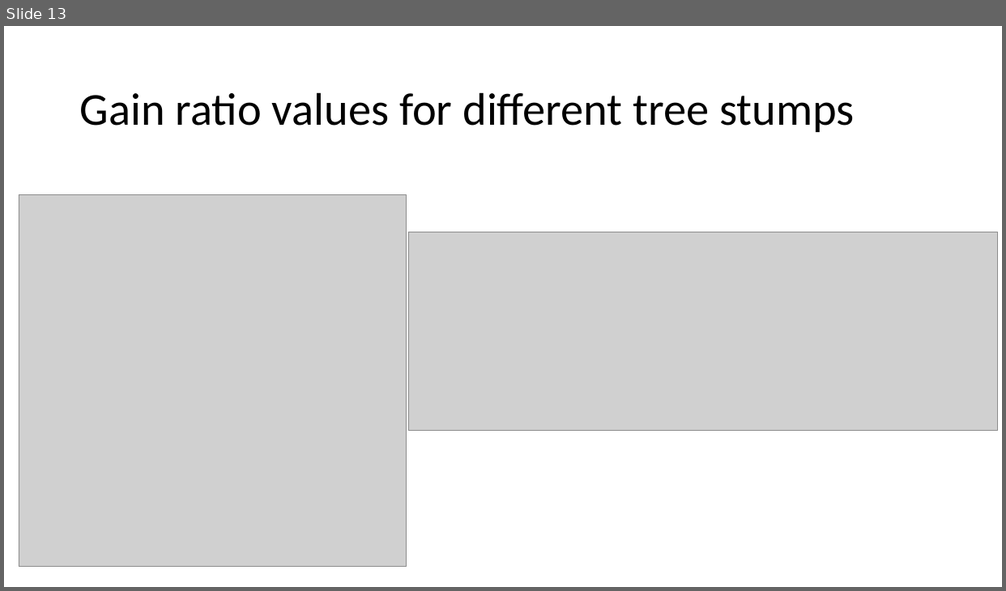
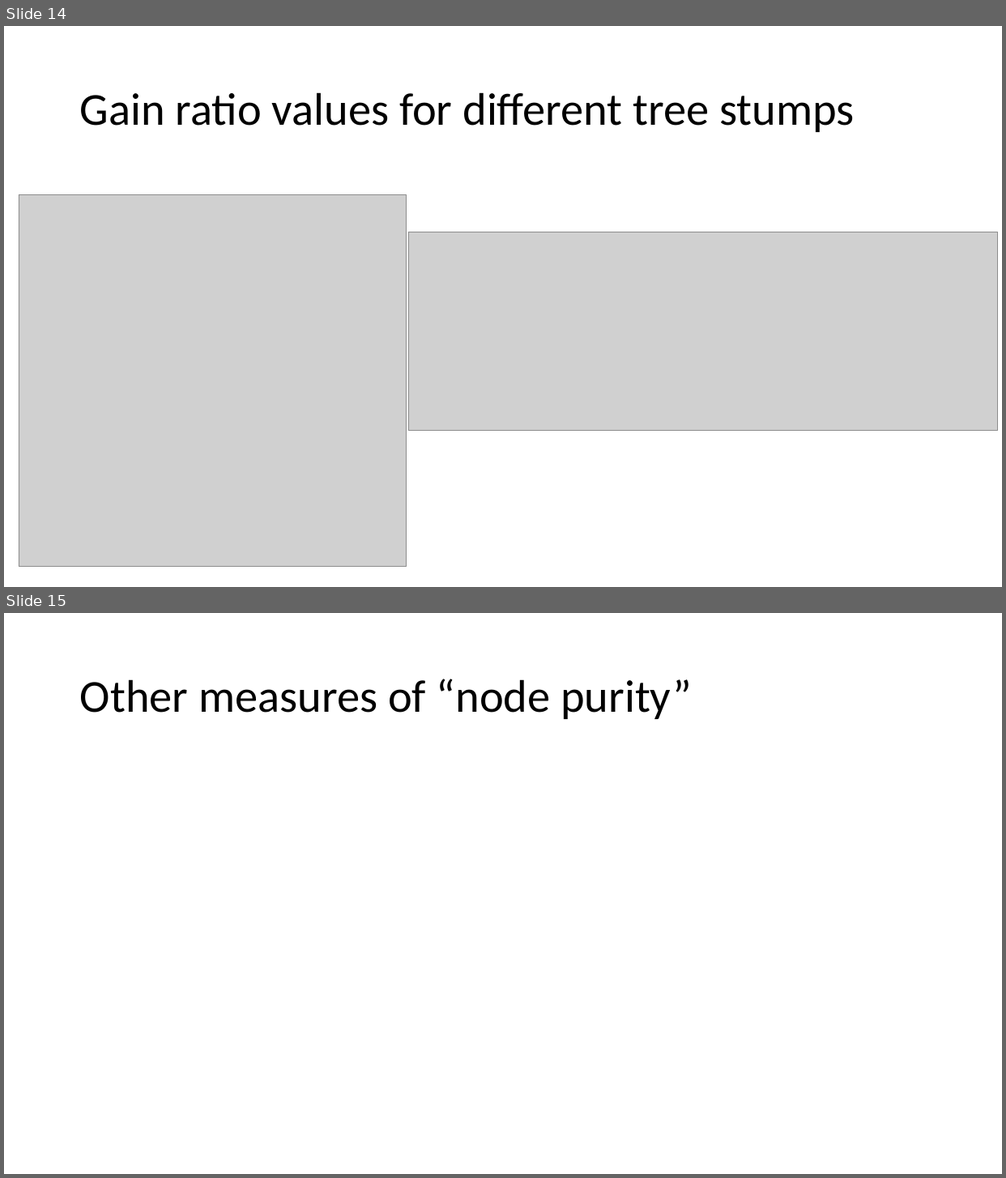
Before and after one commit to russellu/cs405, a slide deck: Lecture_05.pptx. Shown one above the other, each under a label of ours: slide 13 before the commit, slides 14 and 15 after it. The pictures are 1006x591 and 1006x1178 pixels, drawn with LibreOffice and Linux fonts; fonts in the diff are those of the drawing; grey boxes stand for pictures. Boxes give left, top, right and bottom in pixels: in the first picture for what was removed or moved away, otherwise in the second. Text is boxed around its words. In the diff, an @@ line names an element or a change of style, - is before the commit and + after.

```diff
--- a/Lecture_05.pptx
+++ b/Lecture_05.pptx
@@ slide 15 added at (4,613,1002,1174), background #FFFFFF @@
@@ title added at (80,679,692,719), 44 pt, text #000000 @@
+Other measures of “node purity”
@@ what was slide 13 is now slide 14 @@
```
Also in this commit, not shown: 6 slides changed, 1 other slide added.
